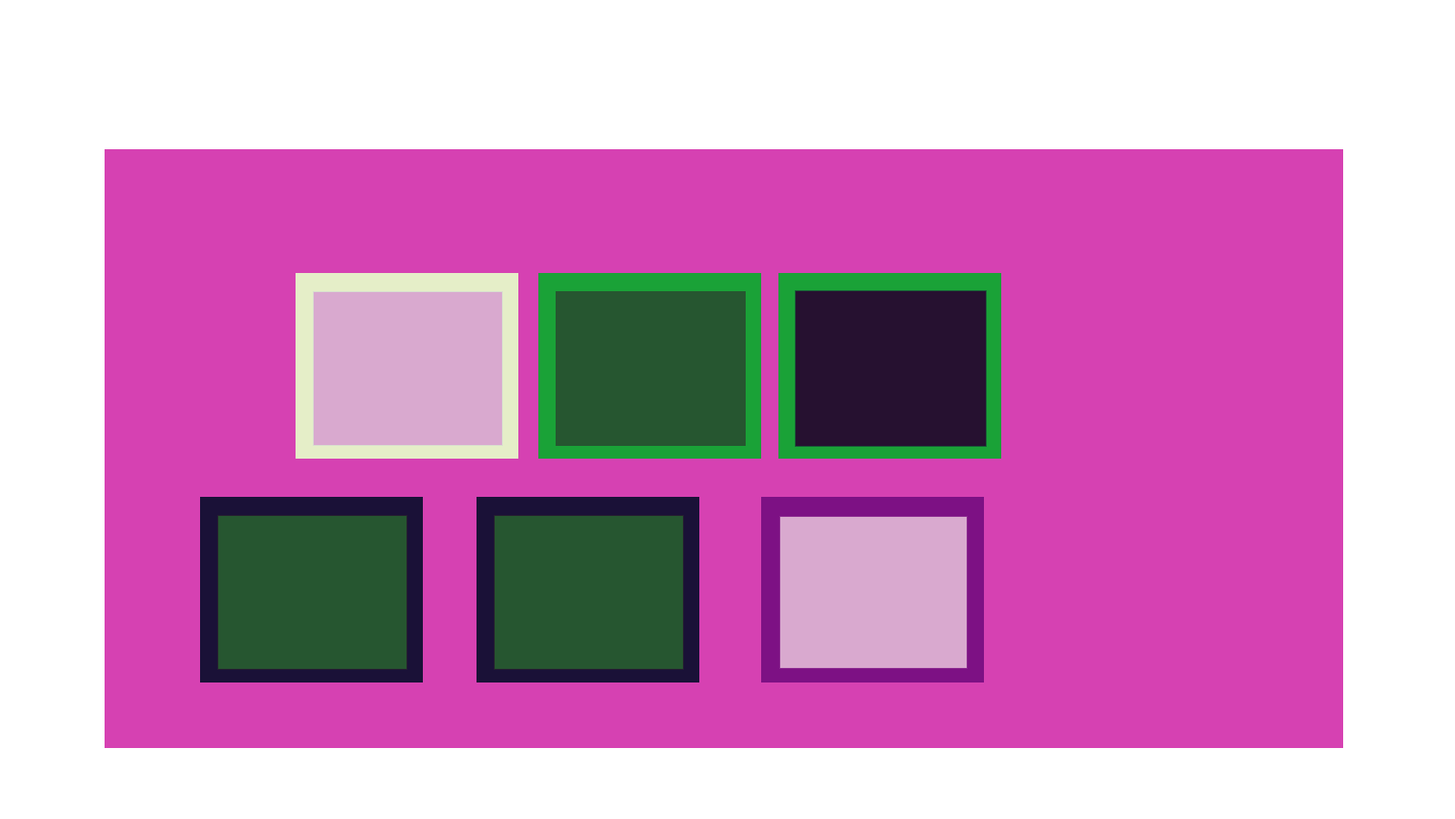
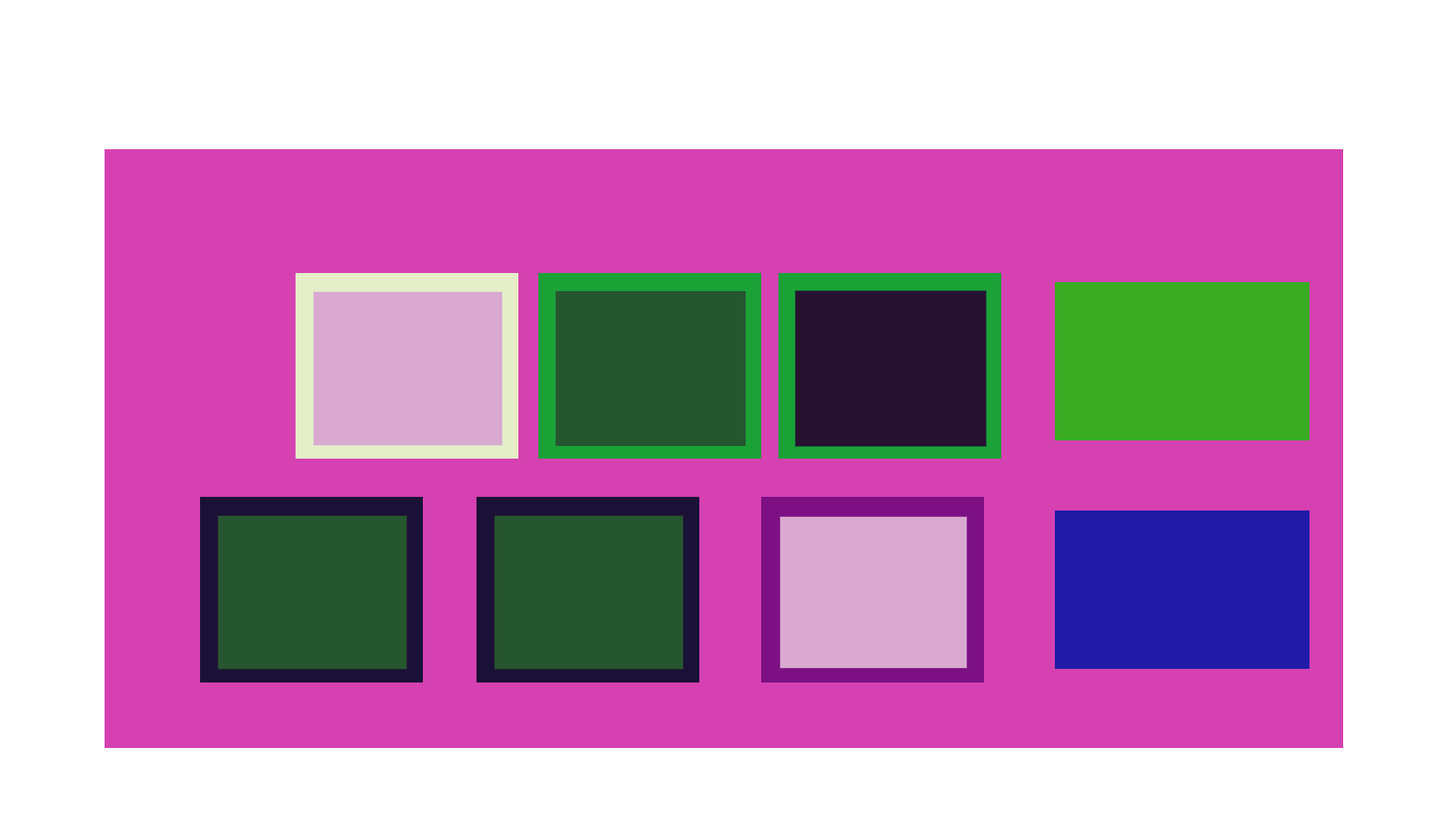
Comparing the layer stacks of the two (1455, 819) images. Changes:
added layer "rect2" in group "ImagesTemp@Panel" over bbox(1055, 510, 1310, 669)
added layer "rect1" in group "ImagesTemp@Panel" over bbox(1055, 281, 1310, 441)
